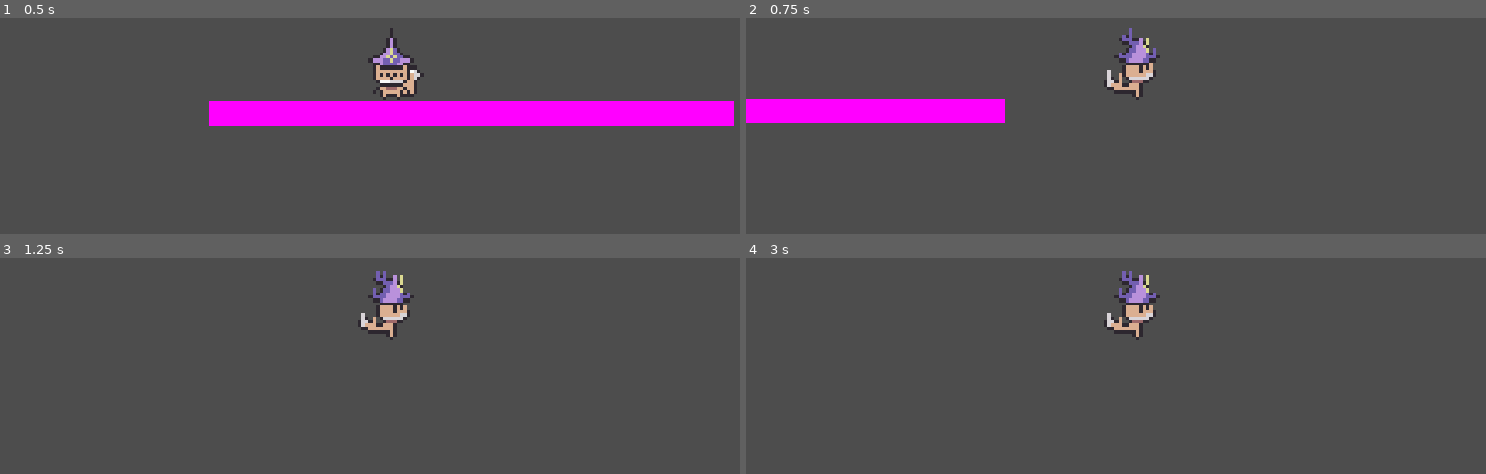
Above: before the commit, frames 1-4 (two rows, left to right).
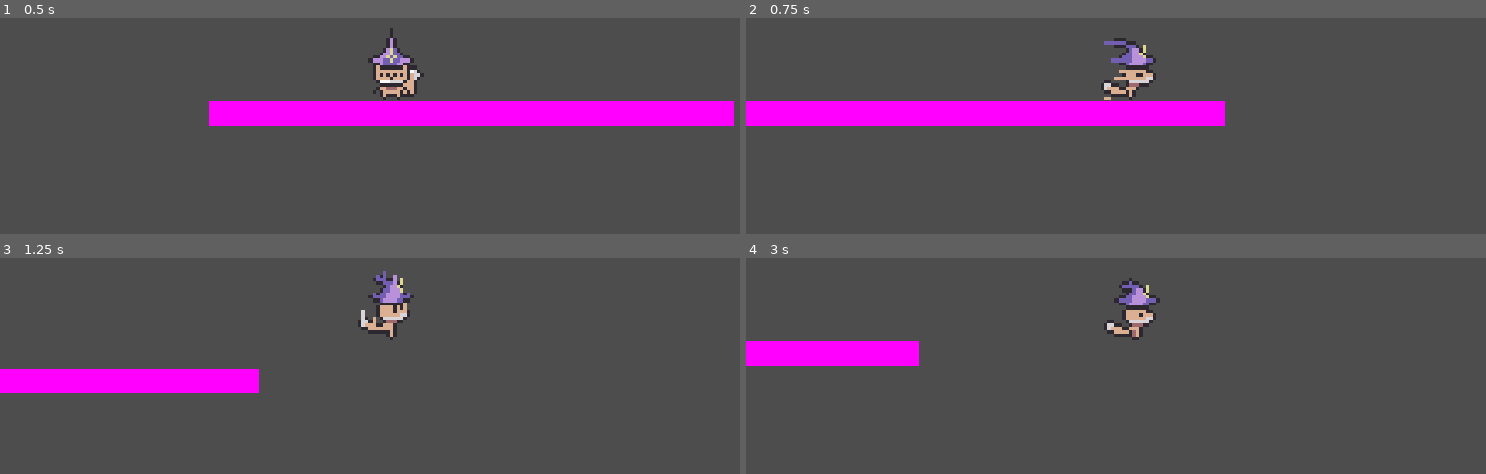
Above: after the commit, the same moments.

Repository: Astral-Scribe/Jame-Gam-Game-Jam-Game
Game: Godot game, scene res://scenes/level.tscn
The game is run twice, just before and just after one commit, with the same random seed, the same clock (stepped at 60 frames per second) and the same inputs.
Inputs (mouse positions are in pixels of both pictures, inside the frame that each line leads up to):
- Up to frame 1 (0.5 s): no input
- Up to frame 2 (0.75 s): tap Enter at 0.5 s; move the mouse to (1323, 37) at 0.52 s; hold D (move_right) from 0.53 s (still down); tap Shift (dash) at 0.6 s; click (1323, 37) at 0.67 s
- Up to frame 3 (1.25 s): keep holding D (move_right); tap Space (jump) at 0.77, 0.8, 1.07 s
- Up to frame 4 (3 s): move the mouse to (982, 320) at 1.27 s; tap Space (jump) at 1.35, 1.52, 1.82, 2.3 s; tap Shift (dash) at 1.55, 2.1 s; move the mouse to (outside the picture) at 2.02 s; release D (move_right) at 2.03 s; hold A (move_left) 2.03-2.78 s; move the mouse to (1108, 389) at 2.77 s; hold D (move_right) from 2.78 s (still down); tap Alt at 2.85 s; click (1108, 389) at 2.92 s

Frame 1 is identical in both runs. In frame 2, 5.4% of the frame differs, in the area x 0-65%, y 4-50%; in frame 3, 3.9%; in frame 4, 3.7%.

Commit message:
Updated player controller

Diff:
--- a/game/scenes/level.tscn
+++ b/game/scenes/level.tscn
@@ -5,7 +5,7 @@
 [sub_resource type="PlaceholderTexture2D" id="PlaceholderTexture2D_wfsmp"]
 
 [sub_resource type="RectangleShape2D" id="RectangleShape2D_m5x6i"]
-size = Vector2(151, 7)
+size = Vector2(792, 7)
 
 [node name="floor" type="StaticBody2D" unique_id=729262348]
 
@@ -15,7 +15,10 @@
 texture = SubResource("PlaceholderTexture2D_wfsmp")
 
 [node name="CollisionShape2D" type="CollisionShape2D" parent="." unique_id=1670772853]
-position = Vector2(20.5, 7.5)
+position = Vector2(47, 7.5)
 shape = SubResource("RectangleShape2D_m5x6i")
 
 [node name="CharacterBody2D" parent="." unique_id=524172200 instance=ExtResource("1_2q6dc")]
+jump_velocity = -200.0
+dash_velocity = 500.0
+jump_sustain = 600.0
--- a/game/scripts/playermovement.gd
+++ b/game/scripts/playermovement.gd
@@ -1,39 +1,66 @@
+
 extends CharacterBody2D
 
-#movement values
-const speed: float = 100.0
-const jump_velocity: float = -400.0
-var dash_amount: int = 1
+@export var speed: float = 100.0
+@export var jump_velocity: float = -400.0
+@export var dash_amount: int = 1
+@export var dash_velocity: float = 1000.0
+@export var dash_duration: float = 0.15
+@export var dash_cooldown_duration: float = 0.1
+@export var coyote_time_duration: float = 0.15
+@export var idle_delay: float = 0.2
+@export var jump_sustain: float = 1200.0
+@export var jump_sustain_duration: float = 0.25
+
+var jump_sustain_timer: float = 0.0
 var dashes_used: int = 0
-const dash_velocity: float = 1000.0
-const dash_cooldown_duration: float = 0.1
+var is_dashing: bool = false
+var jump_sustaining: bool = false
+var dash_timer: float = 0.0
 var dash_cooldown_timer: float = 0.0
-const coyote_time_duration: float = 0.15
+var dash_direction: float = 1.0
 var coyote_timer: float = 0.0
 var last_facing_direction: float = 1.0
-
-#sprite node reference
+var idle_buffer_timer: float = 0.0
+var last_direction_key_pressed: String = ""
 @onready var animated_sprite: AnimatedSprite2D = $PlayerAnimator
 
-#animation helper variables
-var is_dashing: bool = false
-const idle_delay: float = 0.1
-var idle_buffer_timer: float = 0.0
+func _physics_process(delta: float) -> void:
+	var was_on_floor: bool = is_on_floor()
 
-#input values
-var last_direction_key_pressed: String = ""
+	if dash_cooldown_timer > 0.0:
+		dash_cooldown_timer = maxf(
+			dash_cooldown_timer - delta, 0.0
+		)
 
-func _physics_process(delta: float) -> void:
-	if not is_on_floor():
+	if is_dashing:
+		dash_timer -= delta
+		if dash_timer <= 0.0:
+			is_dashing = false
+
+	if not was_on_floor and not is_dashing:
 		velocity += get_gravity() * delta
-		coyote_timer -= delta
-	else:
+		coyote_timer = maxf(coyote_timer - delta, 0.0)
+	elif was_on_floor:
 		coyote_timer = coyote_time_duration
 		dashes_used = 0
 
-	if Input.is_action_just_pressed("jump") and (is_on_floor() or coyote_timer > 0.0):
-		velocity.y = jump_velocity
-		coyote_timer = 0.0
+	if Input.is_action_just_pressed("jump"):
+		if was_on_floor or coyote_timer > 0.0:
+			jump_sustaining = true
+			jump_sustain_timer = jump_sustain_duration
+			velocity.y = jump_velocity
+			coyote_timer = 0.0
+
+	if Input.is_action_just_released("jump"):
+		jump_sustaining = false
+
+	if jump_sustaining and velocity.y < 0.0:
+		if jump_sustain_timer > 0.0:
+			velocity.y -= jump_sustain * delta
+			jump_sustain_timer -= delta
+	else:
+		jump_sustaining = false
 
 	if Input.is_action_just_pressed("move_left"):
 		last_direction_key_pressed = "left"
@@ -45,41 +72,62 @@
 	var right_held: bool = Input.is_action_pressed("move_right")
 
 	if left_held and right_held:
-		direction = -1.0 if last_direction_key_pressed == "left" else 1.0
+		direction = (
+			-1.0 if last_direction_key_pressed == "left"
+			else 1.0
+		)
 	elif left_held:
 		direction = -1.0
 	elif right_held:
 		direction = 1.0
 
-	if dash_cooldown_timer <= 0.0 or direction == 0.0:
-		is_dashing = false
+	if (
+		Input.is_action_just_pressed("dash")
+		and not is_dashing
+		and dashes_used < dash_amount
+		and dash_cooldown_timer <= 0.0
+	):
+		dash_direction = (
+			direction if direction != 0.0
+			else last_facing_direction
+		)
 
-	if Input.is_action_just_pressed("dash") and (dashes_used < dash_amount) and dash_cooldown_timer <= 0.0:
-				var target_dash_dir: float = direction if direction != 0.0 else last_facing_direction
+		last_facing_direction = dash_direction
+		animated_sprite.flip_h = dash_direction < 0.0
 
-				velocity.x += target_dash_dir * dash_velocity
-				dashes_used += 1
-				dash_cooldown_timer = dash_cooldown_duration
-				is_dashing = true
+		is_dashing = true
+		dash_timer = dash_duration
+		dash_cooldown_timer = dash_cooldown_duration
+		dashes_used += 1
 
-	if direction != 0.0:
-		idle_buffer_timer = idle_delay
+		velocity.x = dash_direction * dash_velocity
+		velocity.y = 0.0
 
-		last_facing_direction = direction
-		animated_sprite.flip_h = (direction < 0.0)
-
-		if not is_dashing:
-				velocity.x = direction * speed
+	if is_dashing:
+		velocity.x = dash_direction * dash_velocity
+		velocity.y = 0.0
 	else:
-		velocity.x = move_toward(velocity.x, 0.0, speed)
-		idle_buffer_timer -= delta
+		if direction != 0.0:
+			idle_buffer_timer = idle_delay
+			last_facing_direction = direction
+			animated_sprite.flip_h = direction < 0.0
+			velocity.x = direction * speed
+		else:
+			velocity.x = move_toward(
+				velocity.x, 0.0, speed
+			)
+			idle_buffer_timer = maxf(
+				idle_buffer_timer - delta, 0.0
+			)
 
 	move_and_slide()
-	dash_cooldown_timer -= delta
+	if is_on_floor():
+		dashes_used = 0
 
-	update_animatioons(direction)
+	update_animations(direction)
 
-func update_animatioons(direction: float) -> void:
+
+func update_animations(direction: float) -> void:
 	if is_dashing:
 		animated_sprite.play("dash")
 	elif not is_on_floor():
@@ -88,7 +136,11 @@
 		else:
 			animated_sprite.play("fall")
 	else:
-		if direction != 0.0 or abs(velocity.x) > 0.0 or idle_buffer_timer > 0.0:
+		if (
+			direction != 0.0
+			or absf(velocity.x) > 1.0
+			or idle_buffer_timer > 0.0
+		):
 			animated_sprite.play("walk")
 		else:
 			animated_sprite.play("idle")
